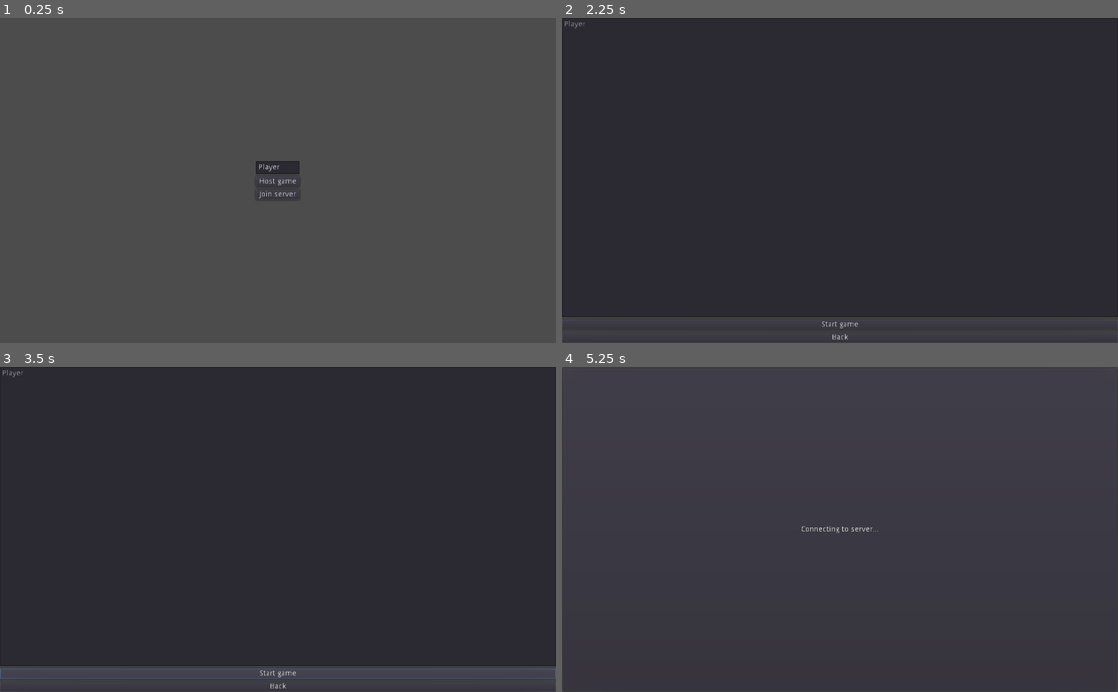
Above: before the commit, frames 1-4 (two rows, left to right).
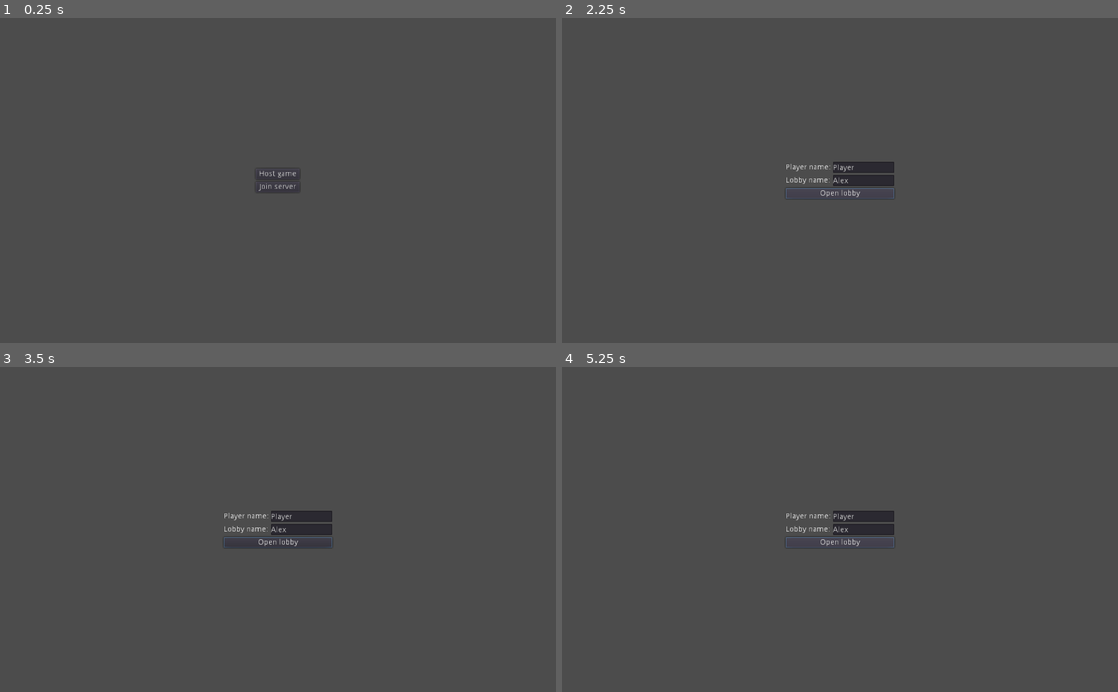
Above: after the commit, the same moments.

Repository: zDonik1/ProjectD
Game: Godot game, scene res://scenes/main.tscn
Same seed, same stepped clock (60 frames per second), same inputs: the game is played once before the commit and once after it.
Inputs (mouse positions are in pixels of both pictures, inside the frame that each line leads up to):
- Up to frame 1 (0.25 s): no input
- Up to frame 2 (2.25 s): click "Host game" at 0.5 s; click (862, 180) at 1.27 s; type "Alex" at 1.35 s; click "Open lobby" at 2 s
- Up to frame 3 (3.5 s): click (278, 672) at 2.75 s, where only the run before the commit has a clickable "Start game"
- Up to frame 4 (5.25 s): click (840, 672) at 3.5 s, where only the run before the commit has a clickable "Start game"; click (840, 685) at 4.25 s, where only the run before the commit has a clickable "Back"; click (840, 542) at 5 s, where only the run before the commit has a clickable "Join server"

The runs differ from the first frame. In frame 1, 0.4% of the frame differs, in the area x 46-54%, y 44-56%; in frame 2, 92%; in frame 3, 92%, in the area x 0-100%, y 0-100%; in frame 4, 1.1%.
Error after the commit: Invalid get index 'player_name' (on base: 'CenterContainer (main_menu_screen.gd)'). (res://scripts/coordinator.gd:54)

Commit message:
fix: removed player name from main menu screen

Diff:
--- a/screens/main_menu_screen.tscn
+++ b/screens/main_menu_screen.tscn
@@ -9,26 +9,20 @@
 
 [node name="VBoxContainer" type="VBoxContainer" parent="."]
 margin_left = 471.0
-margin_top = 264.0
+margin_top = 278.0
 margin_right = 552.0
-margin_bottom = 336.0
+margin_bottom = 322.0
 alignment = 1
 
-[node name="PlayerName" type="LineEdit" parent="VBoxContainer"]
+[node name="HostGame" type="Button" parent="VBoxContainer"]
 margin_right = 81.0
-margin_bottom = 24.0
-text = "Player"
-
-[node name="HostGame" type="Button" parent="VBoxContainer"]
-margin_top = 28.0
-margin_right = 81.0
-margin_bottom = 48.0
+margin_bottom = 20.0
 text = "Host game"
 
 [node name="JoinServer" type="Button" parent="VBoxContainer"]
-margin_top = 52.0
+margin_top = 24.0
 margin_right = 81.0
-margin_bottom = 72.0
+margin_bottom = 44.0
 text = "Join server"
 
 [connection signal="pressed" from="VBoxContainer/HostGame" to="." method="_on_HostGame_pressed"]
--- a/scripts/main_menu_screen.gd
+++ b/scripts/main_menu_screen.gd
@@ -2,16 +2,6 @@
 
 signal host_game_pressed
 signal join_server_pressed
-
-var player_name: String setget set_player_name, get_player_name
-
-
-func set_player_name(_name: String):
-	$VBoxContainer/PlayerName.text = _name
-
-
-func get_player_name():
-	return $VBoxContainer/PlayerName.text
 
 
 func _on_HostGame_pressed():
